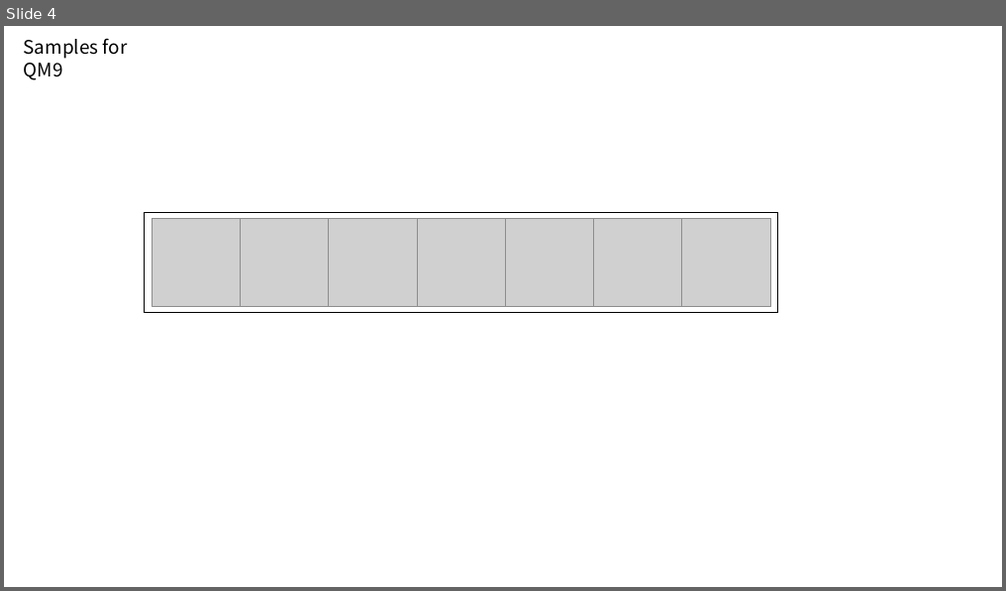
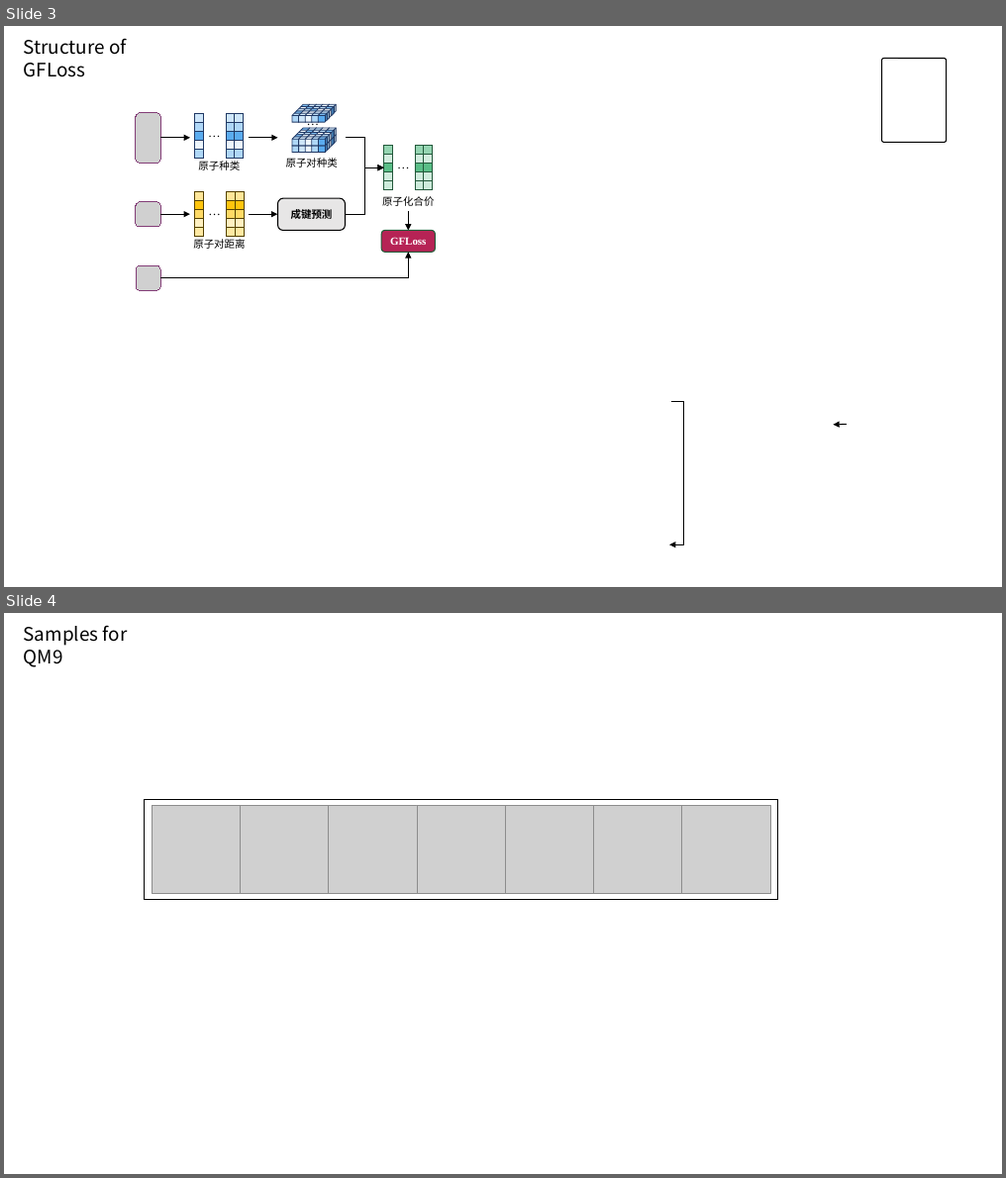
Before and after one commit to LEOXC1571/graduation_project, a slide deck: paper/src_new/figures/figures.pptx. Shown one above the other, each under a label of ours: slide 4 before the commit, slides 3 and 4 after it. The pictures are 1006x591 and 1006x1178 pixels, drawn with LibreOffice and Linux fonts; fonts in the diff are those of the drawing; grey boxes stand for pictures. Boxes give left, top, right and bottom in pixels: in the first picture for what was removed or moved away, otherwise in the second. Text is boxed around its words. In the diff, an @@ line names an element or a change of style, - is before the commit and + after.

```diff
--- a/paper/src_new/figures/figures.pptx
+++ b/paper/src_new/figures/figures.pptx
@@ slide 3 added at box(4, 26, 1002, 587), background #FFFFFF @@
@@ text added at box(24, 38, 127, 77), 18 pt, text #000000 @@
+Structure of GFLoss
@@ rounded rectangle added at box(882, 59, 946, 142), fill #FFFFFF, outline #000000 1 pt @@
@@ picture added at box(136, 113, 160, 163) @@
@@ arrow added from (160, 138) to (190, 138), #000000 1 pt @@
@@ arrow added from (249, 138) to (278, 138), #000000 1 pt @@
@@ elbow arrow added from (346, 138) to (384, 168), #000000 1 pt @@
@@ group added at box(195, 113, 244, 171): 15 rectangles, 2 texts @@
+原子种类
+…
@@ group added at box(286, 104, 338, 168): 75 cubes, 2 texts @@
+…
+原子对种类
@@ elbow arrow added from (346, 215) to (384, 168), #000000 1 pt @@
@@ picture added at box(136, 202, 160, 227) @@
@@ rounded rectangle added at box(278, 198, 346, 230), fill #E7E6E6, outline #000000 1 pt, 10 pt, text #000000, bold @@
+成键预测
@@ group added at box(382, 146, 434, 206): 15 rectangles, 2 texts @@
+原子化合价
+…
@@ arrow added from (160, 215) to (190, 215), #000000 1 pt @@
@@ group added at box(195, 192, 244, 236): 15 rectangles, 1 text @@
+…
@@ arrow added from (249, 215) to (278, 215), #000000 1 pt @@
@@ rounded rectangle added at box(381, 230, 436, 252), fill #B62355, outline #235D3A 1 pt, 10.5 pt, text #FFFFFF, bold @@
+GFLoss
@@ arrow added from (408, 212) to (408, 230), #000000 1 pt @@
@@ elbow arrow added from (160, 278) to (408, 252), #000000 1 pt @@
@@ text added at box(193, 239, 245, 249), 10 pt, text #000000 @@
+原子对距离
@@ picture added at box(136, 266, 160, 290) @@
@@ elbow arrow added from (672, 402) to (669, 545), #000000 1 pt @@
@@ arrow added from (846, 424) to (834, 425), #000000 1 pt @@
```
Also in this commit, not shown: 3 slides changed, 5 other slides added, 1 slide removed, 13 other files.
